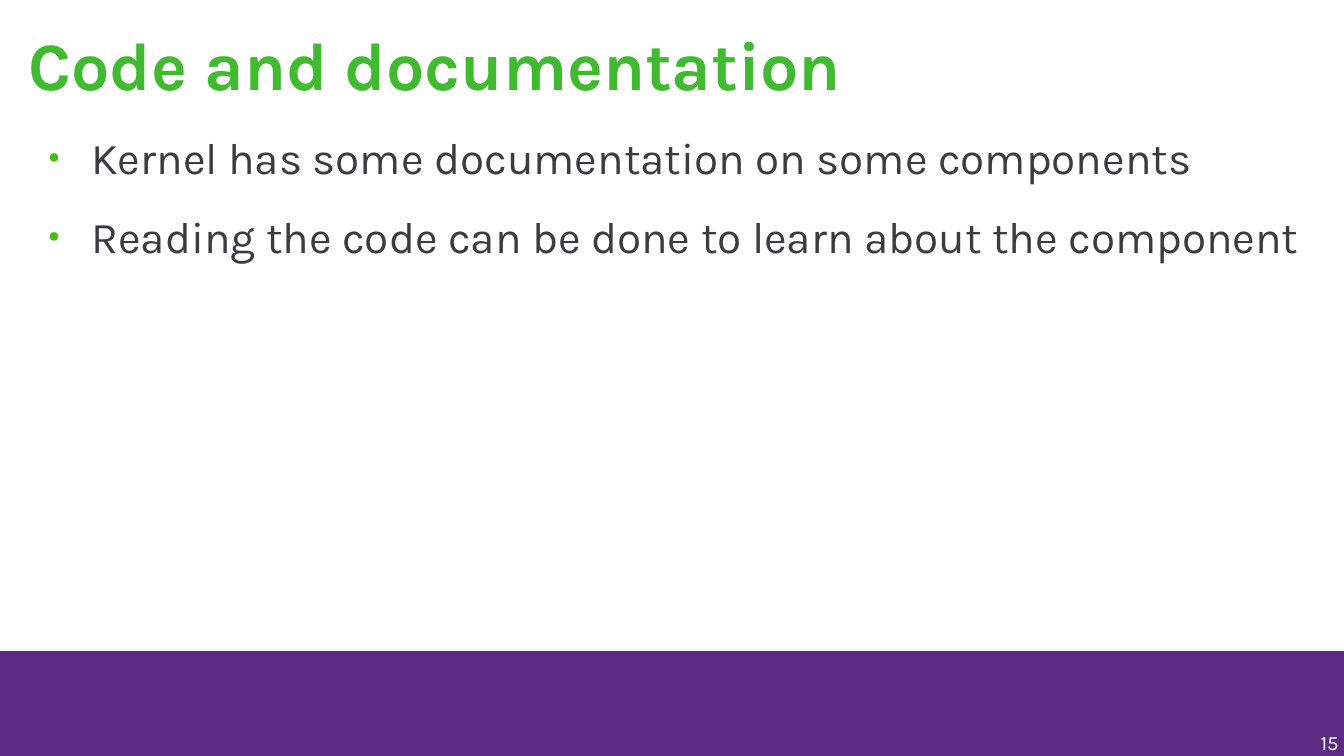
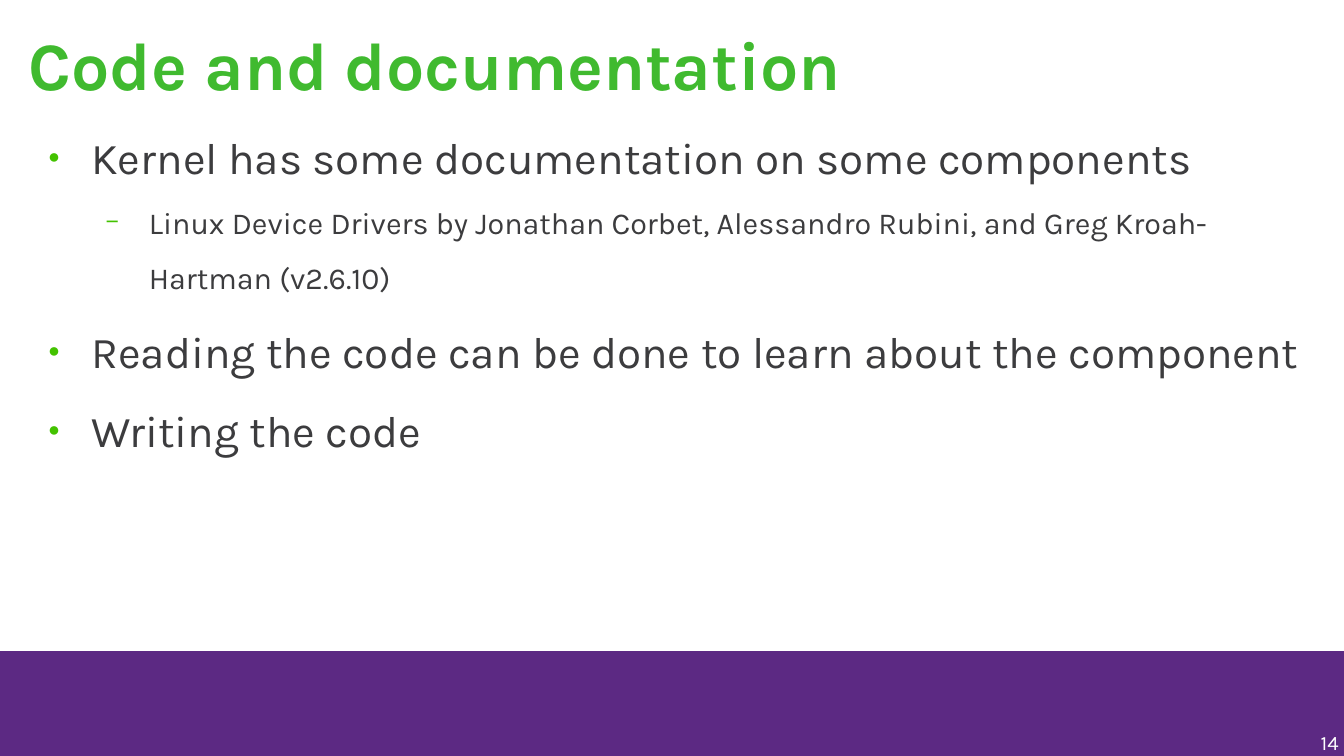
Before and after one commit to musamaanjum/presentations, a slide deck: slide 14 of getting-into-linux-kernel-development.odp (slide 15 before the commit). Drawn at 1344x756 pixels with LibreOffice and Linux fonts; fonts in the diff are those of the drawing; background and template pictures are left out. Boxes give left, top, right and bottom in pixels: in the first picture for what was removed or moved away, otherwise in the second. Text is boxed around its words. In the diff, an @@ line names an element or a change of style, - is before the commit and + after.

```diff
--- a/getting-into-linux-kernel-development.odp
+++ b/getting-into-linux-kernel-development.odp
@@ text at (149,213,1207,293): paragraph added @@
+  − Linux Device Drivers by Jonathan Corbet, Alessandro Rubini, and Greg Kroah-Hartman (v2.6.10)
@@ text at (91,416,421,458): paragraph added @@
+● Writing the code
@@ page number at (1321,737,1339,750): text changed @@
-15
+14
```
Also in this commit, not shown: 9 other slides changed, 2 slides added, 9 slides removed, 3 other files.
